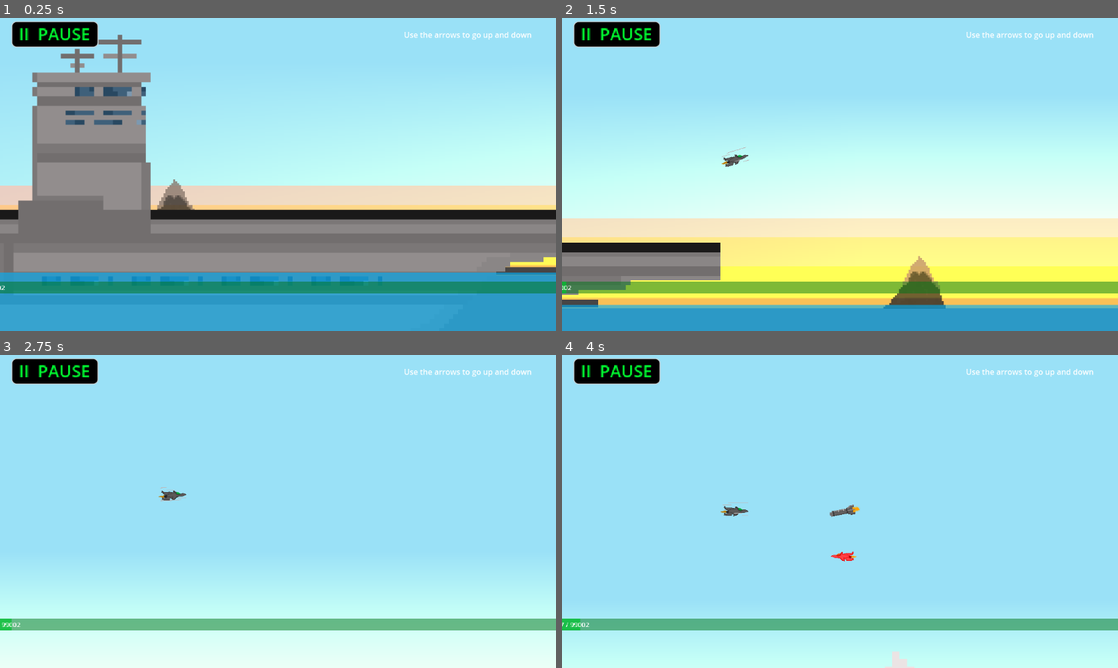
Above: before the commit, frames 1-4 (two rows, left to right).
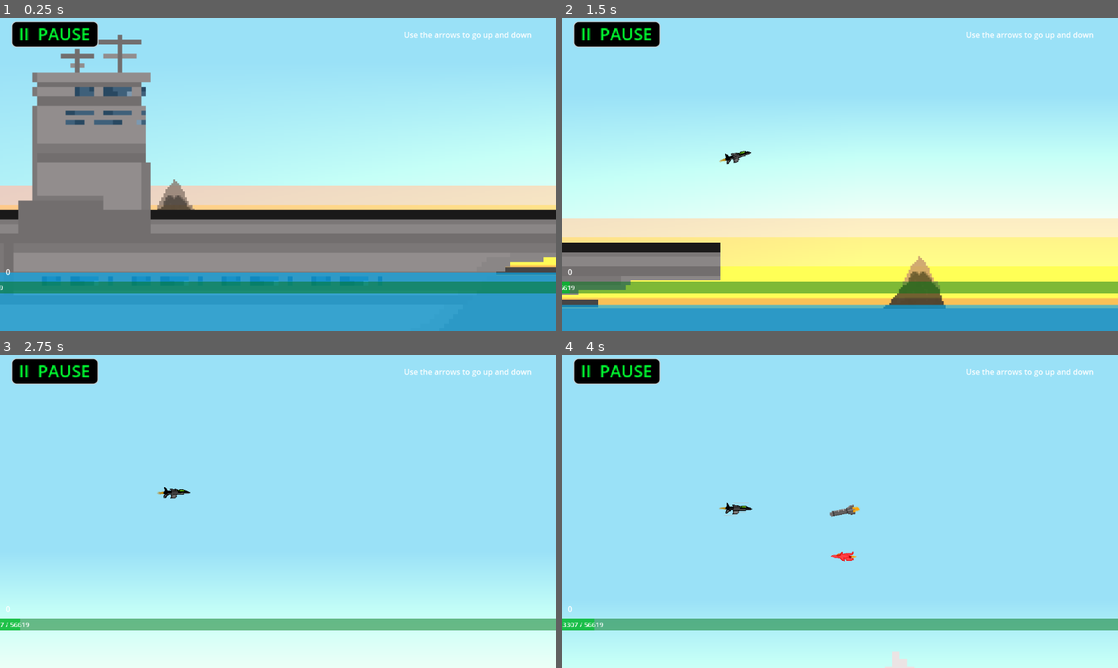
Above: after the commit, the same moments.

Repository: star6fish/DigitalTechInternalInternal
Game: Godot game, scene res://scenes/TestingScene.tscn
Two runs of this game, one before a commit and one after it. Both use one fixed random seed, a clock stepped at 60 frames per second and the inputs below. The project has no main scene, so this scene is started directly.
Inputs:
- Up to frame 1 (0.25 s): no input
- Up to frame 2 (1.5 s): hold Right (ui_right) from 0.53 s (still down); tap Up (ui_up) at 0.77 s
- Up to frame 3 (2.75 s): tap Up (ui_up) at 1.52 s; release Right (ui_right) at 2.03 s; hold Left (ui_left) from 2.03 s (still down)
- Up to frame 4 (4 s): release Left (ui_left) at 2.78 s; hold Right (ui_right) from 2.78 s (still down); tap Up (ui_up) at 3.02, 3.77 s

The runs differ from the first frame. In frame 1, less than 0.1% of the frame differs, in the area x 0-2%, y 80-87%; in frame 2, 0.2%; in frame 3, 0.2%; in frame 4, 0.3%, in the area x 0-35%, y 47-88%.

Commit message:
26/08/2024

Diff:
--- a/assets/Player.tscn
+++ b/assets/Player.tscn
@@ -1,34 +1,58 @@
-[gd_scene load_steps=9 format=3 uid="uid://c1wlff68hwr0h"]
+[gd_scene load_steps=14 format=3 uid="uid://c1wlff68hwr0h"]
 
 [ext_resource type="Script" path="res://scripts/Player.gd" id="1_5acs1"]
-[ext_resource type="Texture2D" uid="uid://bijm5udnrw7yo" path="res://assets/JetPlaneFlyingAnimation/JetPlane0000.png" id="2_jist5"]
 [ext_resource type="PackedScene" uid="uid://bnupu42r46n7x" path="res://assets/explosion.tscn" id="2_ovkc5"]
-[ext_resource type="Texture2D" uid="uid://dauom0pk8kn20" path="res://assets/JetPlaneFlyingAnimation/JetPlane0001.png" id="3_ycseq"]
-[ext_resource type="Texture2D" uid="uid://dvqvgcuwqci8y" path="res://assets/JetPlaneFlyingAnimation/JetPlane0002.png" id="4_c5usi"]
-[ext_resource type="Texture2D" uid="uid://slokw2d3yh8f" path="res://assets/JetPlaneFlyingAnimation/JetPlane0003.png" id="5_n037r"]
+[ext_resource type="Texture2D" uid="uid://0x11p7kon8qa" path="res://assets/JetPlaneAnimation2/Untitled-1 (2)0000.png" id="3_ituiq"]
+[ext_resource type="Texture2D" uid="uid://e7p5hmyemuio" path="res://assets/JetPlaneAnimation2Speeding/Untitled-1 (2)0000.png" id="3_jdqmu"]
+[ext_resource type="Texture2D" uid="uid://jqyfjho4oa1f" path="res://assets/JetPlaneAnimation2/Untitled-1 (2)0001.png" id="4_m4fl1"]
+[ext_resource type="Texture2D" uid="uid://5pq8lxg4bmmg" path="res://assets/JetPlaneAnimation2Speeding/Untitled-1 (2)0001.png" id="4_uiopi"]
+[ext_resource type="Texture2D" uid="uid://ccxfyvrg467bc" path="res://assets/JetPlaneAnimation2Speeding/Untitled-1 (2)0002.png" id="5_cflk6"]
+[ext_resource type="Texture2D" uid="uid://ixv3cvl10274" path="res://assets/JetPlaneAnimation2/Untitled-1 (2)0002.png" id="5_la7dt"]
+[ext_resource type="Texture2D" uid="uid://dc1cb7nb8beb1" path="res://assets/JetPlaneAnimation2Speeding/Untitled-1 (2)0003.png" id="6_mwlb8"]
+[ext_resource type="Texture2D" uid="uid://b3ktqya0p3imp" path="res://assets/JetPlaneAnimation2/Untitled-1 (2)0003.png" id="6_vmvf1"]
 
 [sub_resource type="RectangleShape2D" id="RectangleShape2D_uml7w"]
-size = Vector2(72, 27)
+size = Vector2(64.6589, 27)
 
-[sub_resource type="SpriteFrames" id="SpriteFrames_rpire"]
+[sub_resource type="SpriteFrames" id="SpriteFrames_5nf3n"]
 animations = [{
 "frames": [{
 "duration": 1.0,
-"texture": ExtResource("2_jist5")
+"texture": ExtResource("3_ituiq")
 }, {
 "duration": 1.0,
-"texture": ExtResource("3_ycseq")
+"texture": ExtResource("4_m4fl1")
 }, {
 "duration": 1.0,
-"texture": ExtResource("4_c5usi")
+"texture": ExtResource("5_la7dt")
 }, {
 "duration": 1.0,
-"texture": ExtResource("5_n037r")
+"texture": ExtResource("6_vmvf1")
 }],
 "loop": true,
 "name": &"default",
 "speed": 24.0
+}, {
+"frames": [{
+"duration": 1.0,
+"texture": ExtResource("3_jdqmu")
+}, {
+"duration": 1.0,
+"texture": ExtResource("4_uiopi")
+}, {
+"duration": 1.0,
+"texture": ExtResource("5_cflk6")
+}, {
+"duration": 1.0,
+"texture": ExtResource("6_mwlb8")
+}],
+"loop": true,
+"name": &"default_speeding",
+"speed": 24.0
 }]
+
+[sub_resource type="RectangleShape2D" id="RectangleShape2D_58hsa"]
+size = Vector2(23.9231, 871.583)
 
 [node name="CharacterBody2D" type="CharacterBody2D"]
 scale = Vector2(1.07735, 1.07735)
@@ -38,15 +62,20 @@
 [node name="Area2D" type="Area2D" parent="."]
 
 [node name="CollisionShape2D" type="CollisionShape2D" parent="Area2D"]
-position = Vector2(2, -1)
+position = Vector2(0.157679, -1)
 shape = SubResource("RectangleShape2D_uml7w")
 
 [node name="CollisionShape2D" type="CollisionShape2D" parent="."]
-position = Vector2(2, -1)
+position = Vector2(0.171764, -1)
 shape = SubResource("RectangleShape2D_uml7w")
 
 [node name="AnimatedSprite2D" type="AnimatedSprite2D" parent="."]
-sprite_frames = SubResource("SpriteFrames_rpire")
-frame_progress = 0.50999
+sprite_frames = SubResource("SpriteFrames_5nf3n")
+animation = &"default_speeding"
+
+[node name="ObstacleDetector" type="Area2D" parent="."]
+
+[node name="CollisionShape2D" type="CollisionShape2D" parent="ObstacleDetector"]
+shape = SubResource("RectangleShape2D_58hsa")
 
 [connection signal="area_entered" from="Area2D" to="." method="_hitobject"]
--- a/scenes/OptionsScreen.tscn
+++ b/scenes/OptionsScreen.tscn
@@ -174,6 +174,7 @@
 metadata/colour = Color(0.364706, 0.364706, 0.364706, 1)
 
 [node name="Label2" type="Label" parent="."]
+layout_mode = 0
 offset_left = 353.0
 offset_top = 350.0
 offset_right = 550.0
@@ -185,6 +186,7 @@
 horizontal_alignment = 1
 
 [node name="Button8" type="Button" parent="."]
+layout_mode = 0
 offset_left = 472.0
 offset_top = 410.0
 offset_right = 485.0
@@ -194,6 +196,7 @@
 metadata/colour = Color(0.364706, 0.364706, 0.364706, 1)
 
 [node name="Button9" type="Button" parent="."]
+layout_mode = 0
 offset_left = 562.0
 offset_top = 410.0
 offset_right = 575.0
@@ -203,6 +206,7 @@
 metadata/colour = Color(0.364706, 0.364706, 0.364706, 1)
 
 [node name="Button10" type="Button" parent="."]
+layout_mode = 0
 offset_left = 648.0
 offset_top = 411.0
 offset_right = 661.0
--- a/scenes/TestingScene.tscn
+++ b/scenes/TestingScene.tscn
@@ -111,6 +111,13 @@
 text = "DISTANCE COVERED:"
 horizontal_alignment = 1
 
+[node name="Label2" type="Label" parent="CanvasLayer"]
+offset_left = 12.0
+offset_top = 514.0
+offset_right = 277.0
+offset_bottom = 537.0
+text = "Obstacles Dodged:     "
+
 [node name="CanvasLayer2" type="CanvasLayer" parent="."]
 process_mode = 2
 visible = false
@@ -180,7 +187,7 @@
 scale = Vector2(-64739.2, 568.407)
 
 [node name="Node2D3" parent="." instance=ExtResource("12_nivx7")]
-position = Vector2(99002, -576)
+position = Vector2(56619, 192)
 
 [node name="Camera2D" type="Camera2D" parent="."]
 position = Vector2(-291, -121)
--- /dev/null
+++ b/scenes/WinScreen.tscn
@@ -0,0 +1,30 @@
+[gd_scene load_steps=2 format=3 uid="uid://1y60k7cd2gmc"]
+
+[ext_resource type="Script" path="res://scripts/WinScreen.gd" id="1_3h8ep"]
+
+[node name="Control" type="Control"]
+layout_mode = 3
+anchors_preset = 0
+offset_right = 40.0
+offset_bottom = 40.0
+scale = Vector2(28.7884, 16.2284)
+script = ExtResource("1_3h8ep")
+
+[node name="CanvasLayer" type="CanvasLayer" parent="."]
+
+[node name="ColorRect" type="ColorRect" parent="CanvasLayer"]
+offset_top = 239.0
+offset_right = 1310.0
+offset_bottom = 404.0
+scale = Vector2(0.880597, 0.880597)
+color = Color(0, 0, 0, 0.619608)
+
+[node name="Label" type="Label" parent="CanvasLayer/ColorRect"]
+layout_mode = 0
+offset_left = 422.441
+offset_top = 4.54237
+offset_right = 493.441
+offset_bottom = 27.5424
+scale = Vector2(6.87413, 6.87413)
+theme_override_colors/font_color = Color(0, 1, 0.192157, 1)
+text = "YOU WIN"
--- a/scripts/Player.gd
+++ b/scripts/Player.gd
@@ -14,7 +14,7 @@
 var gravity = ProjectSettings.get_setting("physics/2d/default_gravity")
 
 func _win():
-	get_tree().change_scene_to_file("res://scenes/PlayScreen.tscn")
+	get_tree().change_scene_to_file("res://scenes/WinScreen.tscn")
 
 func _hitobject(object):
 	if object.get_parent().has_meta("obstacle"):
@@ -34,12 +34,19 @@
 
 		await get_tree().create_timer(0.5).timeout
 
+		global.obstaclesDodged = 0
+
+		get_tree().paused = false
+
 		queue_free()
-		get_tree().paused = false
 		get_tree().reload_current_scene()
 
 	elif object.get_parent().name == "Node2D3":
 		_win()
+
+func _hitobject_OD(object):
+	if object.get_parent().has_meta("obstacle"):
+		global.obstaclesDodged += 1
 
 func _physics_process(delta):
 
@@ -55,6 +62,8 @@
 	# As good practice, you should replace UI actions with custom gameplay actions.
 
 	if TakingOff == true:
+
+		$AnimatedSprite2D.animation = "default"
 
 		if position.y <= -85:
 			rotation = rotate_toward(rotation, 0, delta * 0.2)
@@ -74,14 +83,19 @@
 
 		if direction_x:
 			velocity.x = clamp(direction_x * SPEED, 0, SPEED)
+			$AnimatedSprite2D.animation = "default_speeding"
 		else:
 			velocity.x = 0
+			$AnimatedSprite2D.animation = "default"
 
 		velocity.x += SPEED
 
 		if Crashing == true:
 			velocity.y = 200
 			rotation += 5 * delta
+
+			$AnimatedSprite2D.animation = "default"
+
 		elif Crashing == false:
 			if direction_y:
 				rotation = rotate_toward(rotation, 0.8 * direction_y, delta * 4)
--- a/scripts/TestingScene.gd
+++ b/scripts/TestingScene.gd
@@ -114,5 +114,11 @@
 		if obstacleCoolDown == false:
 			_spawn_obstacle()
 
+	for i in obstacles:
+		if $Camera2D.position.x < i.position.x:
+			print("Delete")
+
+	$CanvasLayer.get_child(4).text = str(global.obstaclesDodged)
+
 	$CanvasLayer.get_child(3).position.x = -1152 * (1 - $CharacterBody2D.position.x / $Node2D3.position.x)
 	$CanvasLayer.get_child(3).get_child(0).text = (str(floor($CharacterBody2D.position.x)) + " / " + str($Node2D3.position.x))
--- /dev/null
+++ b/scripts/WinScreen.gd
@@ -0,0 +1,12 @@
+extends Control
+
+
+# Called when the node enters the scene tree for the first time.
+func _ready():
+	await get_tree().create_timer(5).timeout
+	get_tree().change_scene_to_file("res://scenes/PlayScreen.tscn")
+
+
+# Called every frame. 'delta' is the elapsed time since the previous frame.
+func _process(delta):
+	pass
--- a/scripts/global.gd
+++ b/scripts/global.gd
@@ -2,3 +2,4 @@
 
 var ColourPlane = Color.GRAY
 var Difficulty = "Normal"
+var obstaclesDodged = 0
--- a/scripts/jetplane_obstacle1.gd
+++ b/scripts/jetplane_obstacle1.gd
@@ -8,7 +8,7 @@
 var Explosion = false
 
 func _hitobject(object):
-	if object.get_parent().name == "CharacterBody2D":
+	if object.get_parent().name == "CharacterBody2D" and object.name != "ObstacleDetector":
 
 		Crashing = true
 
--- a/scripts/missile.gd
+++ b/scripts/missile.gd
@@ -9,7 +9,7 @@
 var Explosion = false
 
 func _hitobject(object):
-	if object.get_parent().name == "CharacterBody2D":
+	if object.get_parent().name == "CharacterBody2D" and object.name != "ObstacleDetector":
 
 		Crashing = true
 
--- a/scripts/mountain.gd
+++ b/scripts/mountain.gd
@@ -8,7 +8,7 @@
 var Explosion = false
 
 func _hitobject(object):
-	if object.get_parent().name == "CharacterBody2D":
+	if object.get_parent().name == "CharacterBody2D" and object.name != "ObstacleDetector":
 
 		Crashing = true
 
Binary file added: assets/JetPlaneAnimation2/Untitled-1 (2)0000.png
Not shown, added: assets/JetPlaneAnimation2/Untitled-1 (2)0000.png.import
Binary file added: assets/JetPlaneAnimation2/Untitled-1 (2)0001.png
Not shown, added: assets/JetPlaneAnimation2/Untitled-1 (2)0001.png.import
Binary file added: assets/JetPlaneAnimation2/Untitled-1 (2)0002.png
Not shown, added: assets/JetPlaneAnimation2/Untitled-1 (2)0002.png.import
Binary file added: assets/JetPlaneAnimation2/Untitled-1 (2)0003.png
Not shown, added: assets/JetPlaneAnimation2/Untitled-1 (2)0003.png.import
Binary file added: assets/JetPlaneAnimation2Speeding/Untitled-1 (2)0000.png
Not shown, added: assets/JetPlaneAnimation2Speeding/Untitled-1 (2)0000.png.import
Binary file added: assets/JetPlaneAnimation2Speeding/Untitled-1 (2)0001.png
Not shown, added: assets/JetPlaneAnimation2Speeding/Untitled-1 (2)0001.png.import
(and 4 more such lines)
